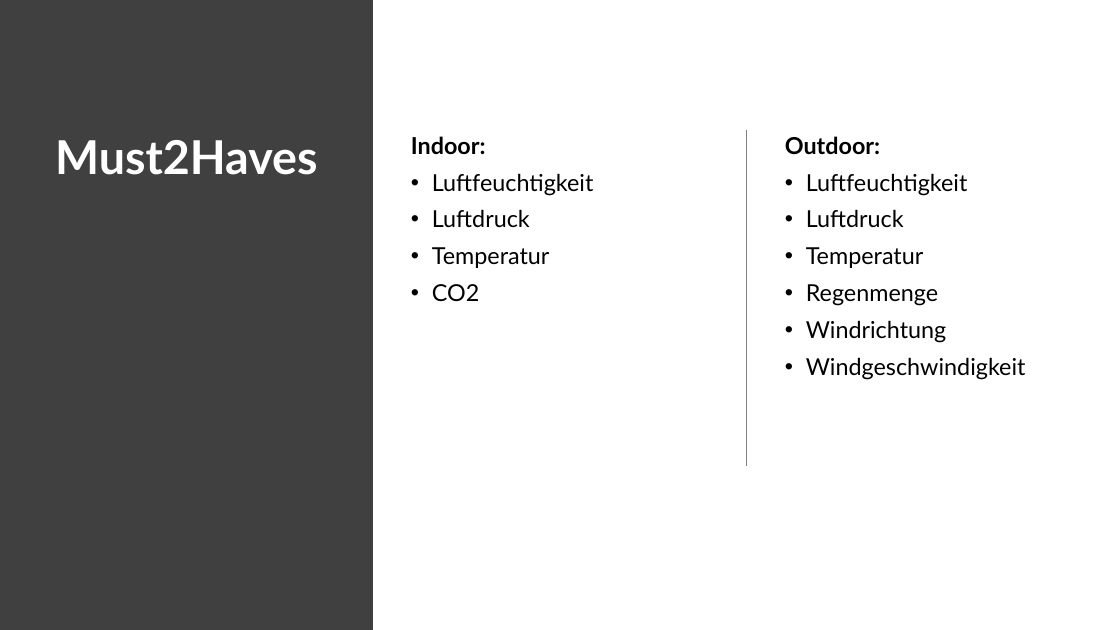
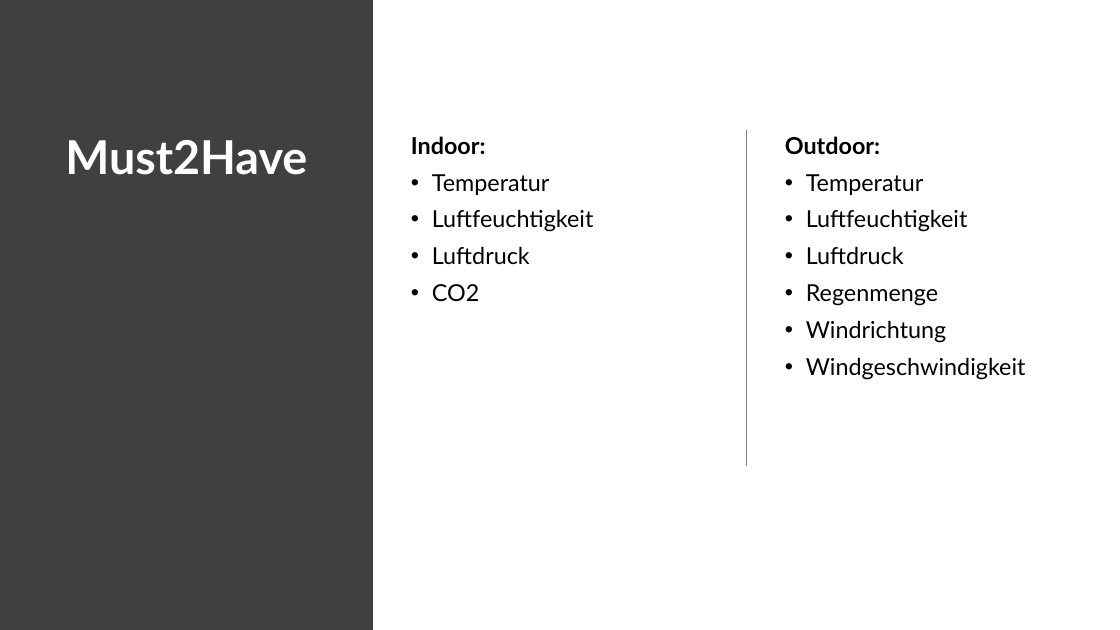
Before and after one commit to EatingJan1/Wetterstation-Bulme-Werkstaetten-Projekt-2024-2025, a slide deck: slide 2 of Vorstellung.pptx. Drawn at 1120x630 pixels with LibreOffice and Linux fonts; fonts in the diff are those of the drawing. Boxes give left, top, right and bottom in pixels: in the first picture for what was removed or moved away, otherwise in the second. Text is boxed around its words. In the diff, an @@ line names an element or a change of style, - is before the commit and + after.

```diff
--- a/Vorstellung.pptx
+++ b/Vorstellung.pptx
@@ title at (65,140,307,175): text changed @@
-Must2Haves
+Must2Have
@@ text at (432,174,550,195): paragraph added @@
+• Temperatur
@@ text at (806,174,924,195): paragraph added @@
+• Temperatur
@@ text at (432,247,550,268): paragraph removed @@
-• Temperatur
@@ text at (806,247,924,268): paragraph removed @@
-• Temperatur
```
Also in this commit, not shown: 4 other slides changed.
